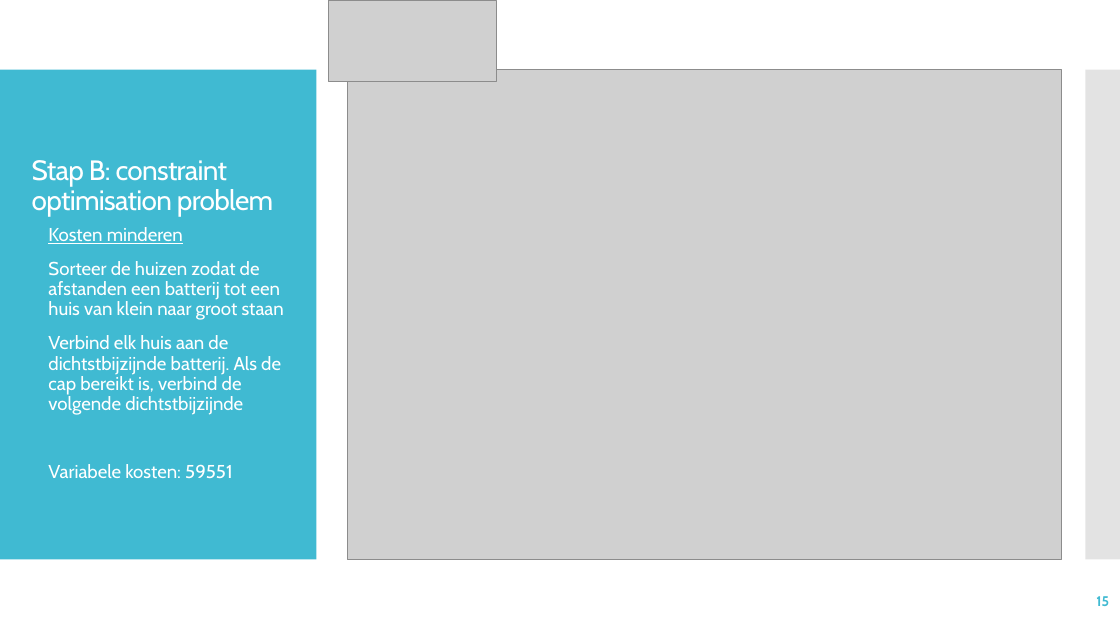
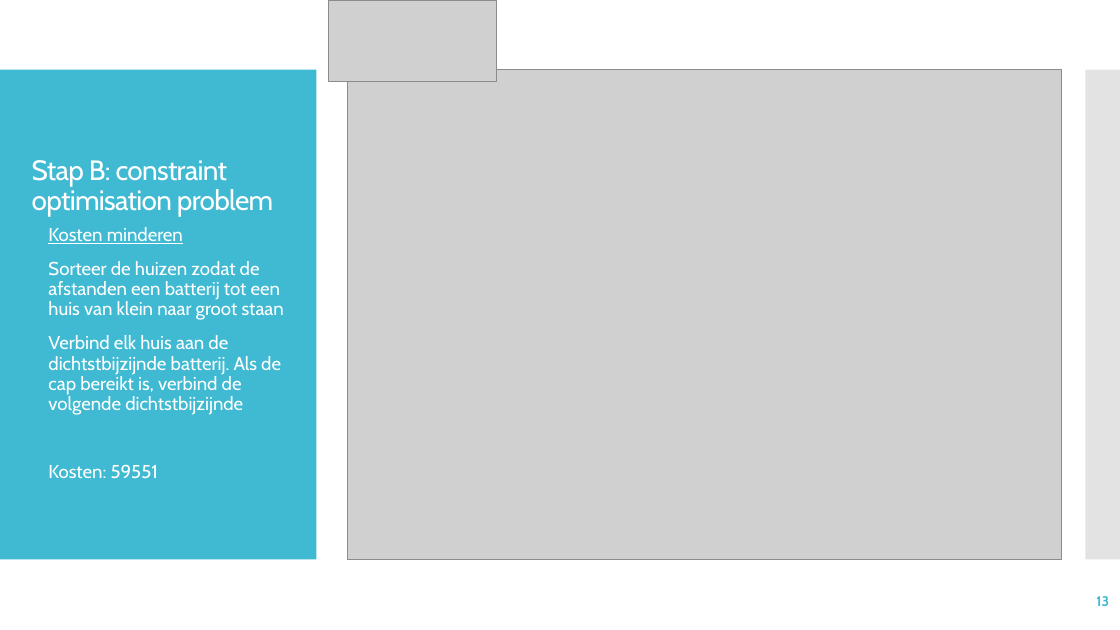
Before and after one commit to DaanMol/blauw.smartgrid, a slide deck: slide 13 of Presentation/powerpoints/The presentation to end all presentations.pptx (slide 15 before the commit). Drawn at 1120x630 pixels with LibreOffice and Linux fonts; fonts in the diff are those of the drawing; grey boxes stand for pictures. Boxes give left, top, right and bottom in pixels: in the first picture for what was removed or moved away, otherwise in the second. Text is boxed around its words. In the diff, an @@ line names an element or a change of style, - is before the commit and + after.

```diff
--- a/Presentation/powerpoints/The presentation to end all presentations.pptx
+++ b/Presentation/powerpoints/The presentation to end all presentations.pptx
@@ text at [48, 464, 158, 479]: text changed @@
-• Variabele kosten: 59551
+• Kosten: 59551
```
Also in this commit, not shown: 5 other slides changed, 2 slides added, 4 slides removed.
